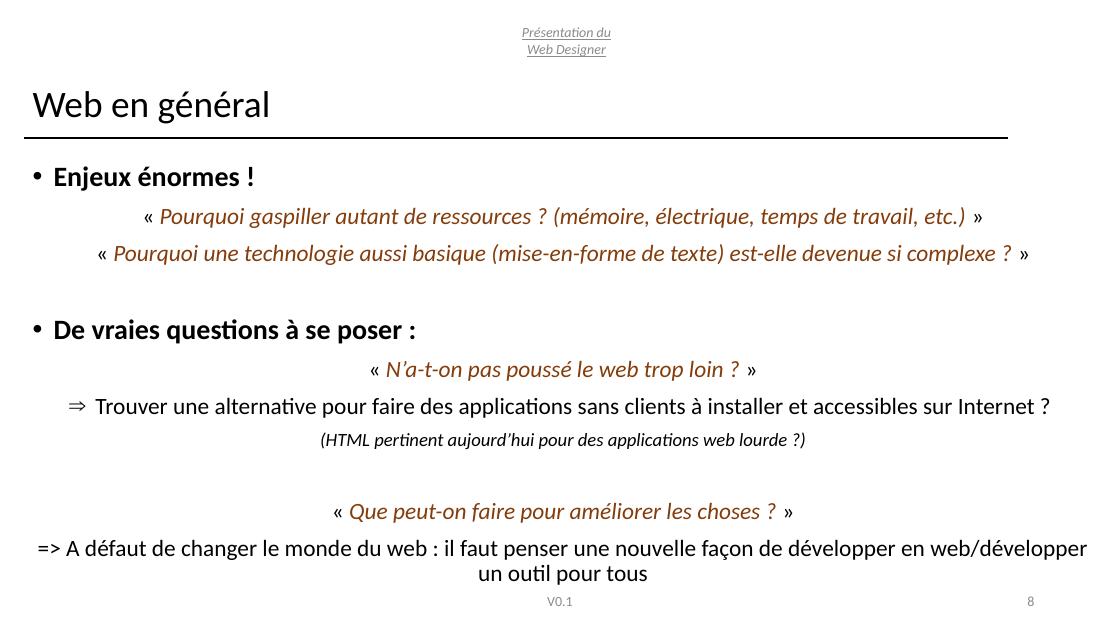
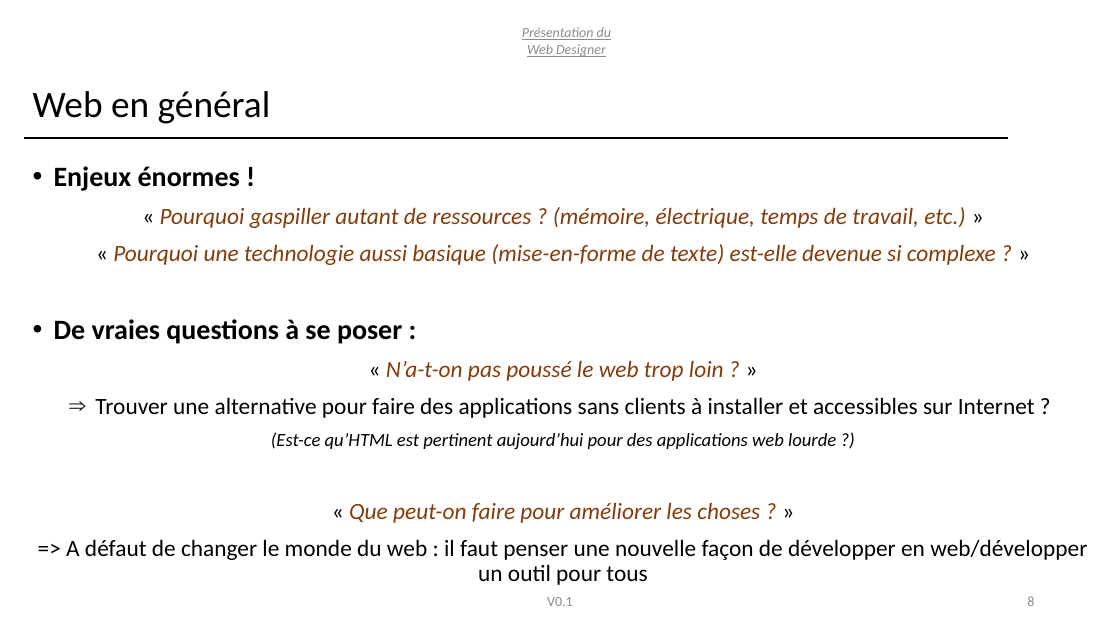
Before and after one commit to T4ouf/Web-Designer, a slide deck: slide 8 of doc/pitch/Presentation-Conception.pptx. Drawn at 1120x630 pixels with LibreOffice and Linux fonts; fonts in the diff are those of the drawing. Boxes give left, top, right and bottom in pixels: in the first picture for what was removed or moved away, otherwise in the second. Text is boxed around its words. In the diff, an @@ line names an element or a change of style, - is before the commit and + after.

```diff
--- a/doc/pitch/Presentation-Conception.pptx
+++ b/doc/pitch/Presentation-Conception.pptx
@@ text at bbox=[271, 432, 836, 449]: text changed @@
-(HTML pertinent aujourd’hui pour des applications web lourde ?)
+(Est-ce qu’HTML est pertinent aujourd’hui pour des applications web lourde ?)
```
Also in this commit, not shown: 5 other slides changed, 1 slide added, 3 other files.
